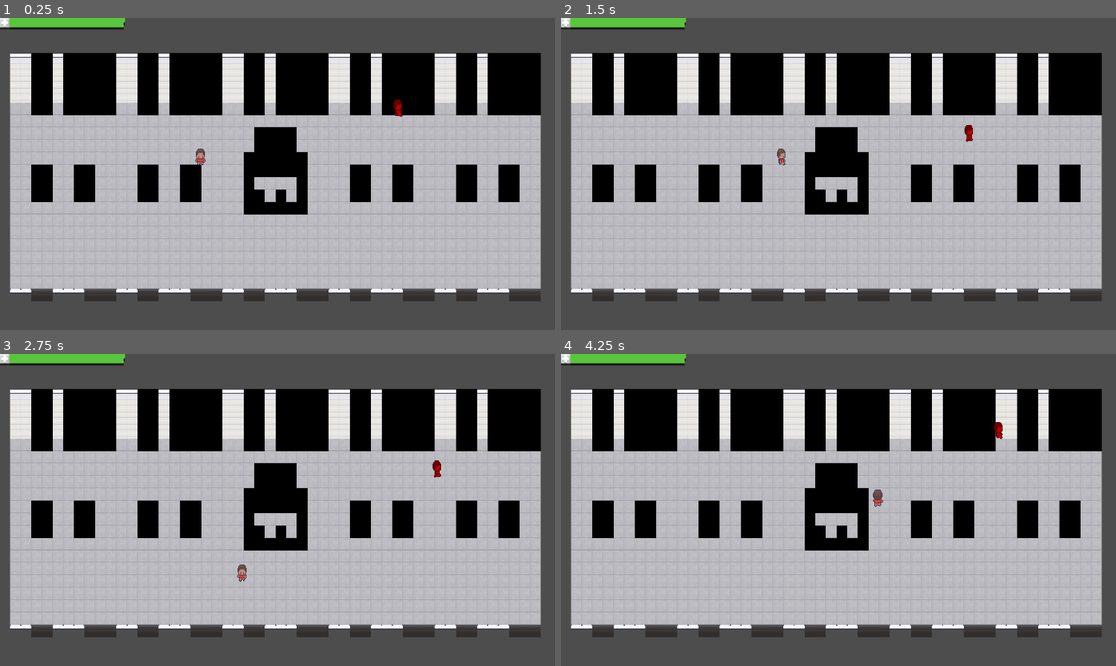
Above: before the commit, frames 1-4 (two rows, left to right).
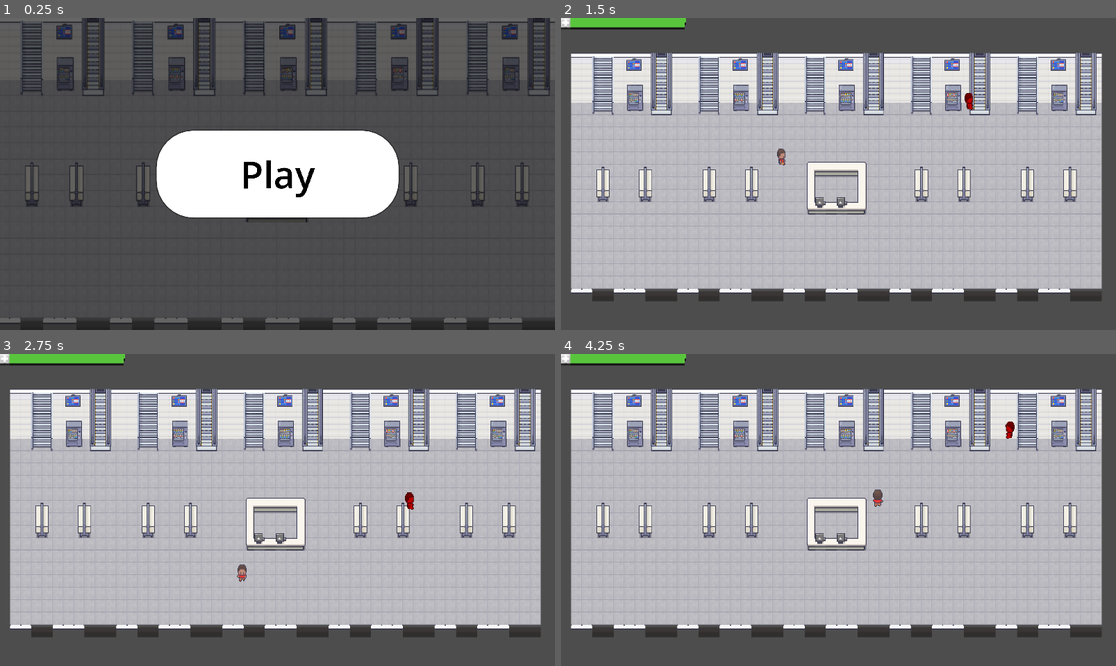
Above: after the commit, the same moments.

Repository: sidenico/gamedev-socialdistancing
Game: Godot game, scene res://scenes/main_menu.tscn
Two runs of this game, one before a commit and one after it. Both use one fixed random seed, a clock stepped at 60 frames per second and the inputs below. Before the commit the project starts from res://scenes/game.tscn.
Inputs (mouse positions are in pixels of both pictures, inside the frame that each line leads up to):
- Up to frame 1 (0.25 s): no input
- Up to frame 2 (1.5 s): click (838, 174) at 0.5 s, where only the run after the commit has a clickable "Play"; tap Enter at 1.25 s; hold D (right) from 1.28 s (still down)
- Up to frame 3 (2.75 s): release D (right) at 2.03 s; hold S (down) from 2.03 s (still down)
- Up to frame 4 (4.25 s): release S (down) at 2.78 s; hold D (right) 2.78-3.53 s; hold W (up) from 3.53 s (still down)

The runs differ from the first frame. In frame 1, 80% of the frame differs, in the area x 0-100%, y 0-100%; in frame 2, 20%; in frame 3, 20%; in frame 4, 20%.

Commit message:
Add files via upload

Diff:
--- /dev/null
+++ b/social-distancing/main_menu.gd
@@ -0,0 +1,5 @@
+extends Control
+
+
+func _on_start_pressed() -> void:
+	get_tree().change_scene_to_file("res://scenes/game.tscn")
--- a/social-distancing/project.godot
+++ b/social-distancing/project.godot
@@ -11,7 +11,7 @@
 [application]
 
 config/name="Social Distancing"
-run/main_scene="uid://c6id4muv5rmhn"
+run/main_scene="uid://bl3b68a1jrk8h"
 config/features=PackedStringArray("4.5", "Forward Plus")
 config/icon="res://icon.svg"
 
--- a/social-distancing/scenes/game.tscn
+++ b/social-distancing/scenes/game.tscn
@@ -45,3 +45,5 @@
 transform = Transform2D(4, 0, 0, 4, 0, 0)
 
 [node name="Health Bar" parent="CanvasLayer" instance=ExtResource("4_lbhrr")]
+
+[connection signal="player_died" from="Player" to="." method="_on_player_player_died"]
--- /dev/null
+++ b/social-distancing/scenes/game_over.tscn
@@ -0,0 +1,71 @@
+[gd_scene load_steps=6 format=3 uid="uid://8lg17jx65xum"]
+
+[ext_resource type="Script" uid="uid://cmdystrs65vkm" path="res://scripts/game_over.gd" id="1_wqhvx"]
+[ext_resource type="Texture2D" uid="uid://4v5e7heeo8p1" path="res://assets/map/Cover.png" id="2_tbwuq"]
+
+[sub_resource type="StyleBoxTexture" id="StyleBoxTexture_racf3"]
+texture = ExtResource("2_tbwuq")
+
+[sub_resource type="SystemFont" id="SystemFont_7m3ot"]
+
+[sub_resource type="StyleBoxFlat" id="StyleBoxFlat_v3hpu"]
+bg_color = Color(1, 1, 1, 1)
+border_color = Color(1, 1, 1, 1)
+corner_radius_top_left = 128
+corner_radius_top_right = 128
+corner_radius_bottom_right = 128
+corner_radius_bottom_left = 128
+
+[node name="GameOver" type="Control"]
+layout_mode = 3
+anchors_preset = 15
+anchor_right = 1.0
+anchor_bottom = 1.0
+grow_horizontal = 2
+grow_vertical = 2
+script = ExtResource("1_wqhvx")
+
+[node name="Panel" type="Panel" parent="."]
+layout_mode = 1
+anchors_preset = 15
+anchor_right = 1.0
+anchor_bottom = 1.0
+grow_horizontal = 2
+grow_vertical = 2
+theme_override_styles/panel = SubResource("StyleBoxTexture_racf3")
+
+[node name="Label" type="Label" parent="."]
+layout_mode = 1
+anchors_preset = 5
+anchor_left = 0.5
+anchor_right = 0.5
+offset_left = -683.0
+offset_top = 180.0
+offset_right = 707.0
+offset_bottom = 881.0
+grow_horizontal = 2
+theme_override_colors/font_color = Color(0, 0, 0, 1)
+theme_override_fonts/font = SubResource("SystemFont_7m3ot")
+theme_override_font_sizes/font_size = 256
+text = "Game Over
+"
+
+[node name="Button" type="Button" parent="."]
+layout_mode = 1
+anchors_preset = 7
+anchor_left = 0.5
+anchor_top = 1.0
+anchor_right = 0.5
+anchor_bottom = 1.0
+offset_left = -286.0
+offset_top = -358.0
+offset_right = 274.0
+offset_bottom = -134.0
+grow_horizontal = 2
+grow_vertical = 0
+theme_override_colors/font_color = Color(0, 0, 0, 1)
+theme_override_font_sizes/font_size = 64
+theme_override_styles/normal = SubResource("StyleBoxFlat_v3hpu")
+text = "Main Menu"
+
+[connection signal="pressed" from="Button" to="." method="_on_button_pressed"]
--- /dev/null
+++ b/social-distancing/scenes/main_menu.tscn
@@ -0,0 +1,54 @@
+[gd_scene load_steps=5 format=3 uid="uid://bl3b68a1jrk8h"]
+
+[ext_resource type="Script" uid="uid://pawbtei5faqc" path="res://main_menu.gd" id="1_ekxnf"]
+[ext_resource type="Texture2D" uid="uid://4v5e7heeo8p1" path="res://assets/map/Cover.png" id="1_l6cm7"]
+
+[sub_resource type="StyleBoxTexture" id="StyleBoxTexture_ekxnf"]
+texture = ExtResource("1_l6cm7")
+modulate_color = Color(0.40392157, 0.40392157, 0.40392157, 1)
+
+[sub_resource type="StyleBoxFlat" id="StyleBoxFlat_bqqt6"]
+bg_color = Color(1, 1, 1, 1)
+corner_radius_top_left = 128
+corner_radius_top_right = 128
+corner_radius_bottom_right = 128
+corner_radius_bottom_left = 128
+shadow_size = 5
+
+[node name="MainMenu" type="Control"]
+layout_mode = 3
+anchors_preset = 15
+anchor_right = 1.0
+anchor_bottom = 1.0
+grow_horizontal = 2
+grow_vertical = 2
+script = ExtResource("1_ekxnf")
+
+[node name="Panel" type="Panel" parent="."]
+layout_mode = 1
+anchors_preset = 15
+anchor_right = 1.0
+anchor_bottom = 1.0
+grow_horizontal = 2
+grow_vertical = 2
+theme_override_styles/panel = SubResource("StyleBoxTexture_ekxnf")
+
+[node name="Button" type="Button" parent="."]
+layout_mode = 1
+anchors_preset = 8
+anchor_left = 0.5
+anchor_top = 0.5
+anchor_right = 0.5
+anchor_bottom = 0.5
+offset_left = -418.5
+offset_top = -150.5
+offset_right = 418.5
+offset_bottom = 150.5
+grow_horizontal = 2
+grow_vertical = 2
+theme_override_colors/font_color = Color(0, 0, 0, 1)
+theme_override_font_sizes/font_size = 128
+theme_override_styles/normal = SubResource("StyleBoxFlat_bqqt6")
+text = "Play"
+
+[connection signal="pressed" from="Button" to="." method="_on_start_pressed"]
--- a/social-distancing/scripts/game.gd
+++ b/social-distancing/scripts/game.gd
@@ -17,3 +17,7 @@
 
 	 # Option A: Give the player a reference to update
 	player.set_health_bar(health_bar)
+
+
+func _on_player_player_died() -> void:
+	get_tree().change_scene_to_file("res://scenes/game_over.tscn")
--- /dev/null
+++ b/social-distancing/scripts/game_over.gd
@@ -0,0 +1,5 @@
+extends Control
+
+
+func _on_button_pressed() -> void:
+		get_tree().change_scene_to_file("res://scenes/main_menu.tscn")
--- a/social-distancing/scripts/player.gd
+++ b/social-distancing/scripts/player.gd
@@ -1,4 +1,6 @@
 extends CharacterBody2D
+
+signal player_died
 
 @onready var slowdown_timer = $Timer
 
@@ -68,6 +70,7 @@
 	if health_bar_ref:
 		health_bar_ref.set_health(health)
 	if health <= 0:
+		emit_signal("player_died")
 		game_over()
 
 func game_over():
Binary file added: social-distancing/assets/map/16_Grocery_store_Black_Shadow_16x16.png
Not shown, added: social-distancing/assets/map/16_Grocery_store_Black_Shadow_16x16.png.import
Not shown, added: social-distancing/assets/map/16_Grocery_store_Black_Shadow_16x16.tsx
Binary file added: social-distancing/assets/map/18_Jail_Black_Shadow_16x16.png
Not shown, added: social-distancing/assets/map/18_Jail_Black_Shadow_16x16.png.import
Not shown, added: social-distancing/assets/map/18_Jail_Black_Shadow_16x16.tsx
Binary file added: social-distancing/assets/map/19_Hospital_Black_Shadow_16x16.png
Not shown, added: social-distancing/assets/map/19_Hospital_Black_Shadow_16x16.png.import
Not shown, added: social-distancing/assets/map/19_Hospital_Black_Shadow_16x16.tsx
Binary file added: social-distancing/assets/map/1_Generic_Black_Shadow_16x16.png
Not shown, added: social-distancing/assets/map/1_Generic_Black_Shadow_16x16.png.import
Not shown, added: social-distancing/assets/map/1_Generic_Black_Shadow_16x16.tsx
(and 10 more such lines)
